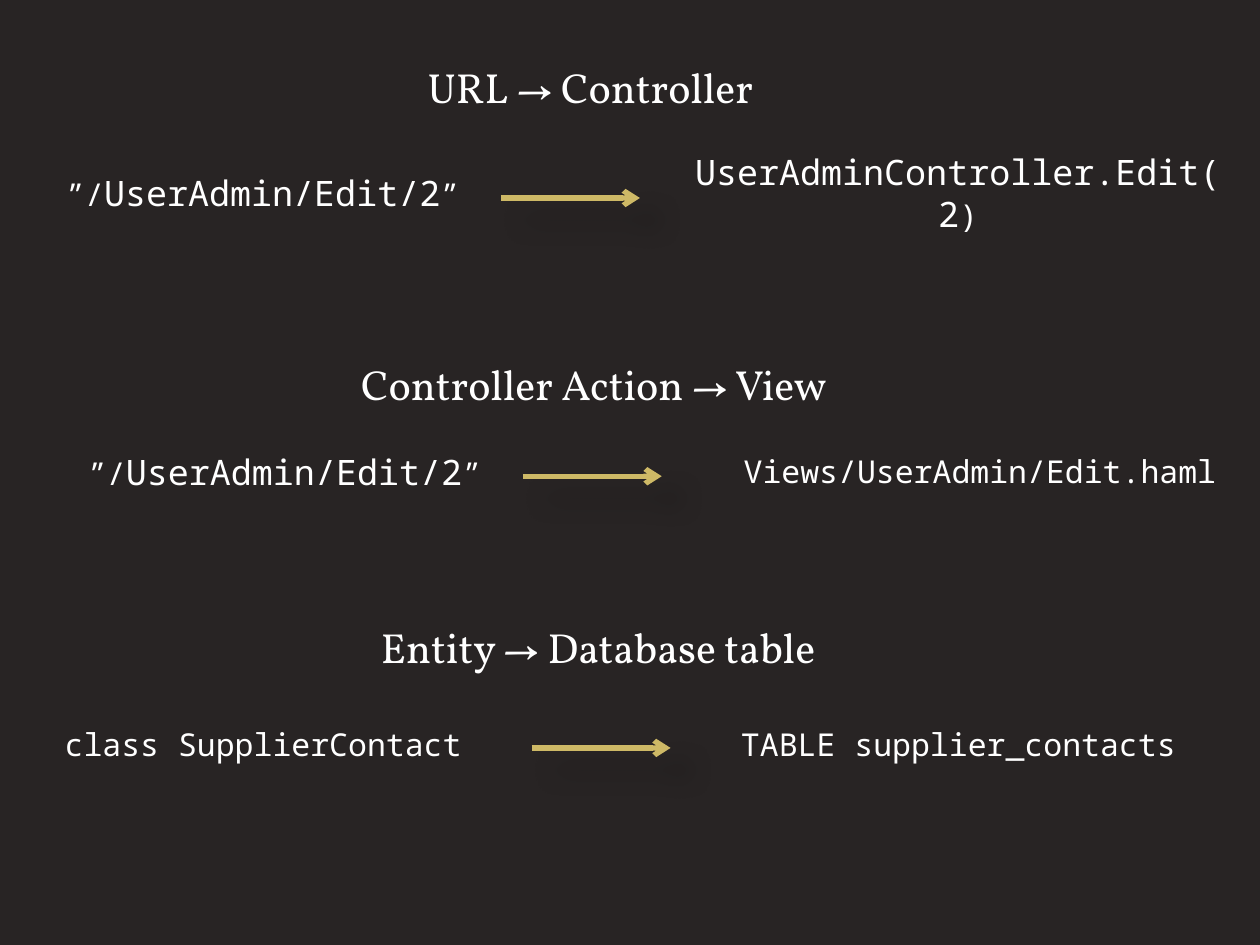
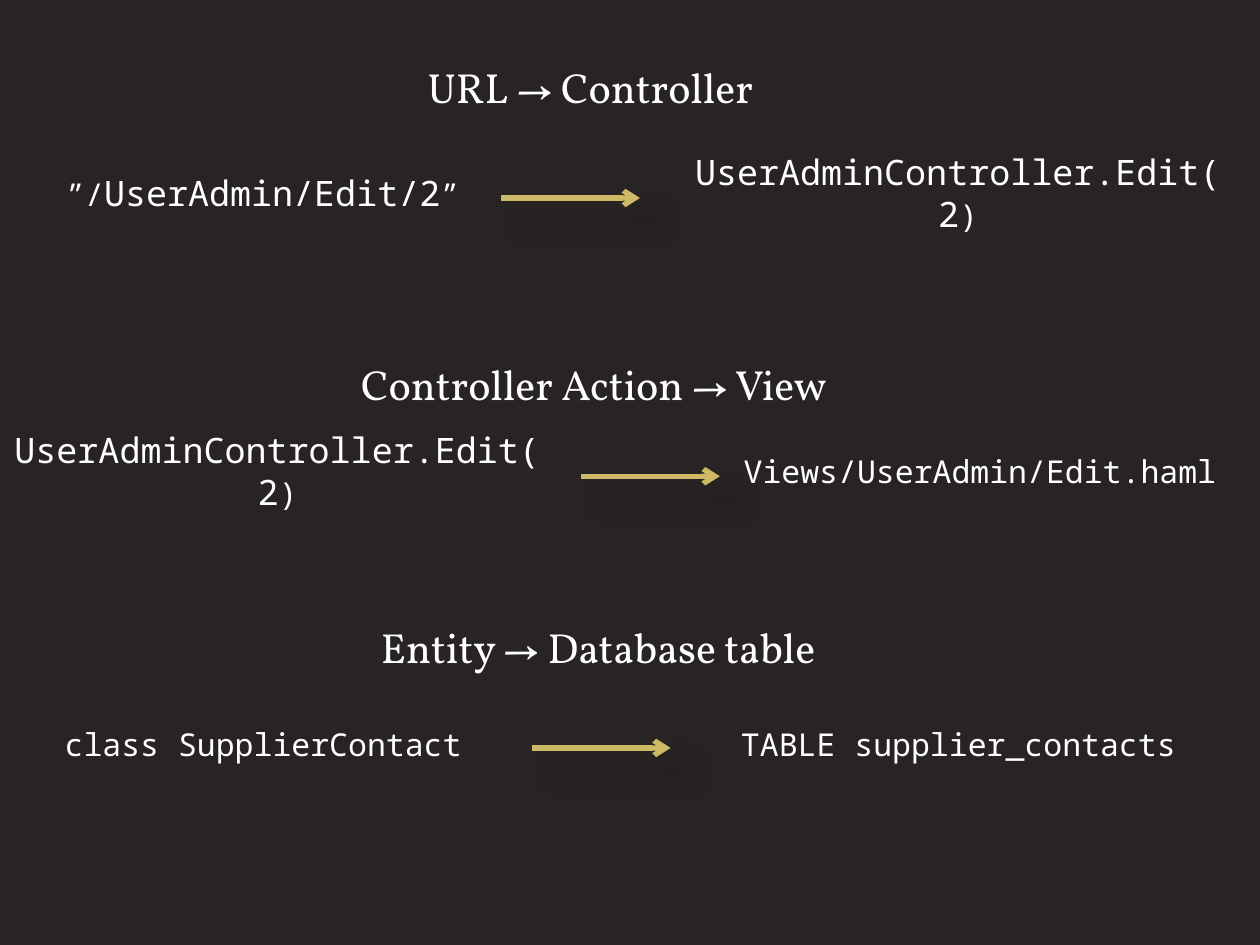
Before and after one commit to torkelo/pimpmycode, a slide deck: slide 2 of docs/convention_over_configuration.pptx. Drawn at 1260x945 pixels with LibreOffice and Linux fonts; fonts in the diff are those of the drawing. Boxes give left, top, right and bottom in pixels: in the first picture for what was removed or moved away, otherwise in the second. Text is boxed around its words. In the diff, an @@ line names an element or a change of style, - is before the commit and + after.

```diff
--- a/docs/convention_over_configuration.pptx
+++ b/docs/convention_over_configuration.pptx
@@ text at <box>14,436,539,505</box>: text changed @@
-”/UserAdmin/Edit/2”
+UserAdminController.Edit(2)
@@ arrow moved from (523, 476) - (662, 476) to (581, 476) - (719, 476) @@
```
Also in this commit, not shown: 1 other slide changed, 1 slide added, 11 other files.
